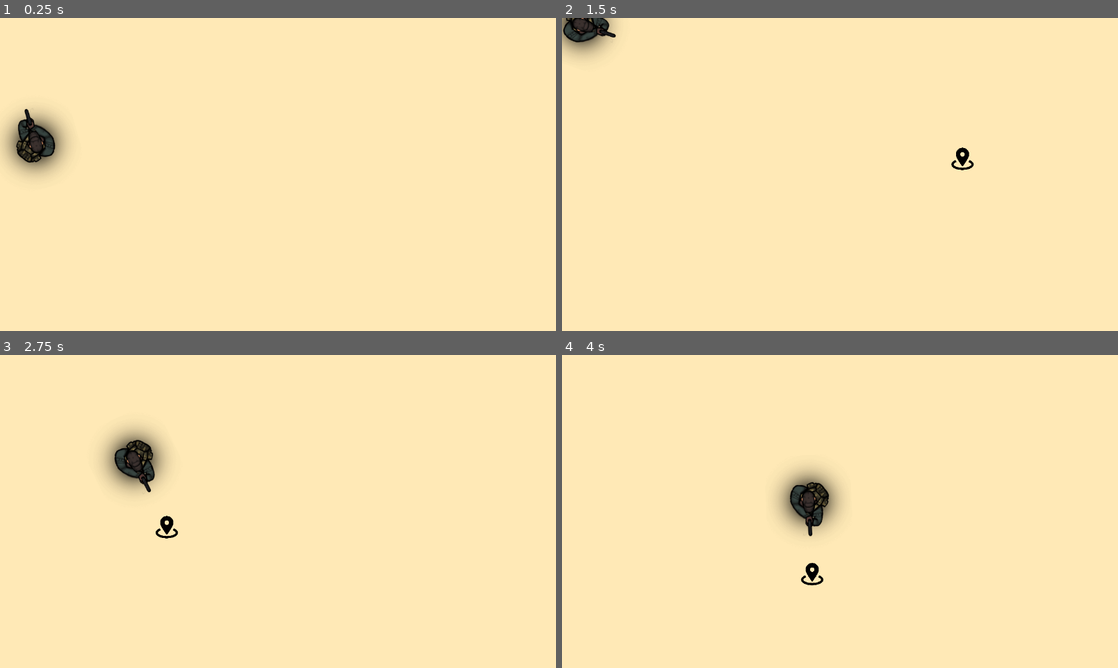
Above: before the commit, frames 1-4 (two rows, left to right).
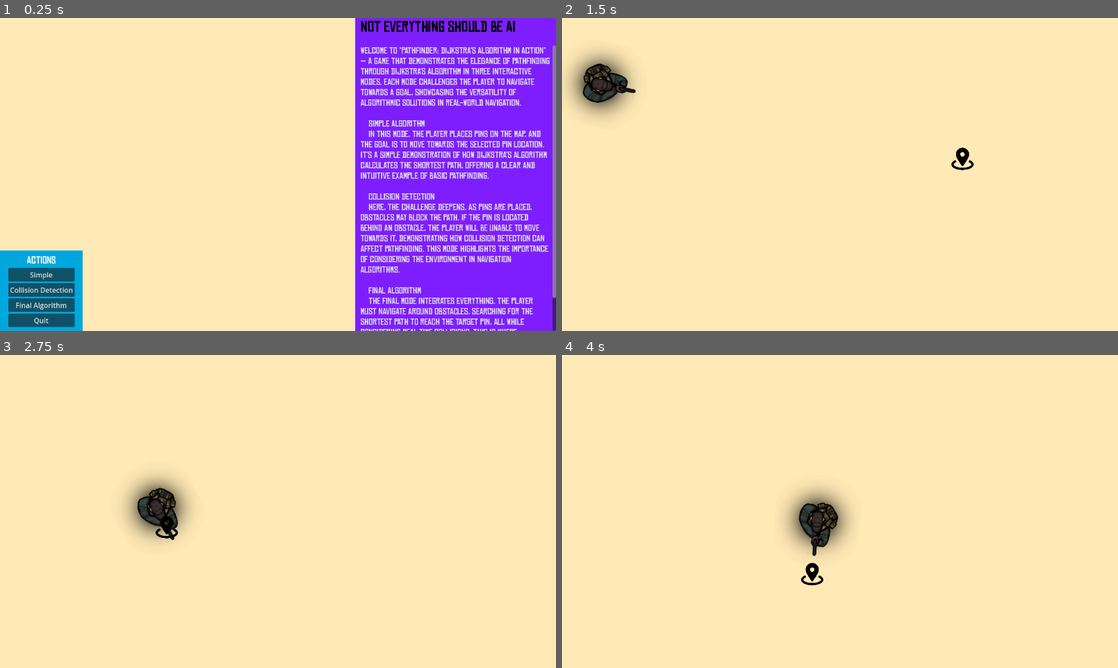
Above: after the commit, the same moments.

Repository: IamMuuo/vichochoro
Game: Godot game, scene res://menus/main_menu.tscn
Same seed, same stepped clock (60 frames per second), same inputs: the game is played once before the commit and once after it. Before the commit the project starts from res://levels/world.tscn.
Inputs (mouse positions are in pixels of both pictures, inside the frame that each line leads up to):
- Up to frame 1 (0.25 s): no input
- Up to frame 2 (1.5 s): click (600, 274) at 0.5 s, where only the run after the commit has a clickable "Simple"; move the mouse to (962, 158) at 1.27 s; hold Right mouse button (pin) from 1.28 s (still down)
- Up to frame 3 (2.75 s): move the mouse to (166, 527) at 2.02 s; release Right mouse button (pin) at 2.03 s; right-click (166, 527) at 2.1 s
- Up to frame 4 (4 s): move the mouse to (895, 442) at 2.77 s; hold Right mouse button (pin) 2.78-3.53 s; move the mouse to (812, 574) at 3.52 s; right-click (812, 574) at 3.6 s

The runs differ from the first frame. In frame 1, 42% of the frame differs, in the area x 0-100%, y 0-100%; in frame 2, 2.9%; in frame 3, 3.5%; in frame 4, 2.4%.

Commit message:
feat: main menu that actually works

Diff:
--- a/actors/player/player.gd
+++ b/actors/player/player.gd
@@ -23,7 +23,6 @@
 
 func move_towards_pin(delta: float) -> void:
 	if position.distance_to(target_position) > POSITION_THRESHHOLD:
-		print(position.distance_to(target_position))
 		var direction = (target_position - position).normalized()
 		velocity = direction * SPEED
 		look_at(target_position)
--- /dev/null
+++ b/levels/collision.tscn
@@ -0,0 +1,8 @@
+[gd_scene load_steps=2 format=3 uid="uid://bjk0b6bjwt1pw"]
+
+[sub_resource type="TileSet" id="TileSet_85a1c"]
+
+[node name="Collision" type="Node2D"]
+
+[node name="TileMapLayer" type="TileMapLayer" parent="."]
+tile_set = SubResource("TileSet_85a1c")
--- /dev/null
+++ b/levels/simple.tscn
@@ -0,0 +1,13 @@
+[gd_scene load_steps=3 format=3 uid="uid://bmhgihqpjt661"]
+
+[ext_resource type="PackedScene" uid="uid://dqh8qrjvk7mo3" path="res://actors/player/Player.tscn" id="1_3yewk"]
+[ext_resource type="PackedScene" uid="uid://ban4e1fm8cm6k" path="res://actors/pin/pin.tscn" id="2_snlmn"]
+
+[node name="World" type="Node2D"]
+
+[node name="Player" parent="." node_paths=PackedStringArray("pin") instance=ExtResource("1_3yewk")]
+position = Vector2(100, 350)
+pin = NodePath("../Pin")
+
+[node name="Pin" parent="." instance=ExtResource("2_snlmn")]
+position = Vector2(100, 350)
--- a/levels/world.tscn
+++ /dev/null
@@ -1,13 +0,0 @@
-[gd_scene load_steps=3 format=3 uid="uid://bmhgihqpjt661"]
-
-[ext_resource type="PackedScene" uid="uid://dqh8qrjvk7mo3" path="res://actors/player/Player.tscn" id="1_pf0rn"]
-[ext_resource type="PackedScene" uid="uid://ban4e1fm8cm6k" path="res://actors/pin/pin.tscn" id="2_ob2qn"]
-
-[node name="World" type="Node2D"]
-
-[node name="Player" parent="." node_paths=PackedStringArray("pin") instance=ExtResource("1_pf0rn")]
-position = Vector2(100, 350)
-pin = NodePath("../Pin")
-
-[node name="Pin" parent="." instance=ExtResource("2_ob2qn")]
-position = Vector2(100, 350)
--- /dev/null
+++ b/menus/main_menu.gd
@@ -0,0 +1,19 @@
+extends Control
+
+
+# Called when the node enters the scene tree for the first time.
+func _ready() -> void:
+	pass # Replace with function body.
+
+
+# Called every frame. 'delta' is the elapsed time since the previous frame.
+func _process(delta: float) -> void:
+	pass
+
+
+func _on_btn_movement_pressed() -> void:
+	get_tree().change_scene_to_file("res://levels/simple.tscn")
+
+
+func _on_btn_exit_pressed() -> void:
+	get_tree().quit()
--- /dev/null
+++ b/menus/main_menu.tscn
@@ -0,0 +1,126 @@
+[gd_scene load_steps=8 format=3 uid="uid://doj18q07b6vsv"]
+
+[ext_resource type="FontFile" uid="uid://pxv3ebfni43q" path="res://assets/chinese rocks rg.ttf" id="1_vaj38"]
+[ext_resource type="Script" path="res://menus/main_menu.gd" id="1_wlelf"]
+
+[sub_resource type="StyleBoxFlat" id="StyleBoxFlat_sg07k"]
+bg_color = Color(0.49415, 0.118198, 1, 1)
+expand_margin_left = 12.0
+shadow_color = Color(0, 0, 0, 1)
+shadow_offset = Vector2(2, 2)
+
+[sub_resource type="LabelSettings" id="LabelSettings_remdo"]
+font = ExtResource("1_vaj38")
+font_size = 33
+font_color = Color(0, 0, 0, 1)
+
+[sub_resource type="StyleBoxFlat" id="StyleBoxFlat_0y7d8"]
+bg_color = Color(0.49415, 0.118198, 1, 1)
+
+[sub_resource type="StyleBoxFlat" id="StyleBoxFlat_ye5x3"]
+bg_color = Color(4.04298e-06, 0.656023, 0.864748, 1)
+
+[sub_resource type="LabelSettings" id="LabelSettings_de623"]
+line_spacing = 22.0
+font = ExtResource("1_vaj38")
+font_size = 22
+
+[node name="MainMenu" type="Control"]
+layout_mode = 3
+anchors_preset = 15
+anchor_right = 1.0
+anchor_bottom = 1.0
+grow_horizontal = 2
+grow_vertical = 2
+script = ExtResource("1_wlelf")
+
+[node name="Panel" type="Panel" parent="."]
+layout_mode = 0
+offset_left = 830.0
+offset_right = 1280.0
+offset_bottom = 720.0
+theme_override_styles/panel = SubResource("StyleBoxFlat_sg07k")
+
+[node name="VBoxContainer" type="VBoxContainer" parent="Panel"]
+layout_mode = 1
+anchors_preset = 15
+anchor_right = 1.0
+anchor_bottom = 1.0
+grow_horizontal = 2
+grow_vertical = 2
+theme_override_constants/separation = 22
+
+[node name="Label" type="Label" parent="Panel/VBoxContainer"]
+layout_mode = 2
+text = "Not Everything should be AI"
+label_settings = SubResource("LabelSettings_remdo")
+
+[node name="RichTextLabel" type="RichTextLabel" parent="Panel/VBoxContainer"]
+clip_contents = false
+layout_mode = 2
+size_flags_vertical = 3
+theme_override_colors/default_color = Color(0.856067, 0.856067, 0.856067, 1)
+theme_override_fonts/normal_font = ExtResource("1_vaj38")
+theme_override_font_sizes/normal_font_size = 20
+theme_override_styles/background = SubResource("StyleBoxFlat_0y7d8")
+bbcode_enabled = true
+text = "Welcome to \"Pathfinder: Dijkstra’s Algorithm in Action\" — a game that demonstrates the elegance of pathfinding through Dijkstra's Algorithm in three interactive modes. Each mode challenges the player to navigate towards a goal, showcasing the versatility of algorithmic solutions in real-world navigation.
+
+    Simple Algorithm
+    In this mode, the player places pins on the map, and the goal is to move towards the selected pin location. It’s a simple demonstration of how Dijkstra’s algorithm calculates the shortest path, offering a clear and intuitive example of basic pathfinding.
+
+    Collision Detection
+    Here, the challenge deepens. As pins are placed, obstacles may block the path. If the pin is located behind an obstacle, the player will be unable to move towards it, demonstrating how collision detection can affect pathfinding. This mode highlights the importance of considering the environment in navigation algorithms.
+
+    Final Algorithm
+    The final mode integrates everything. The player must navigate around obstacles, searching for the shortest path to reach the target pin, all while considering real-time collisions. This is where Dijkstra’s algorithm truly shines, providing a solution for dynamic, real-world navigation that adapts to changing conditions."
+
+[node name="Panel2" type="Panel" parent="."]
+layout_mode = 1
+anchors_preset = 2
+anchor_top = 1.0
+anchor_bottom = 1.0
+offset_top = -185.0
+offset_right = 190.0
+grow_vertical = 0
+theme_override_styles/panel = SubResource("StyleBoxFlat_ye5x3")
+
+[node name="VBoxContainer" type="VBoxContainer" parent="Panel2"]
+layout_mode = 1
+anchors_preset = 8
+anchor_left = 0.5
+anchor_top = 0.5
+anchor_right = 0.5
+anchor_bottom = 0.5
+offset_left = -76.5
+offset_top = -68.0
+offset_right = 76.5
+offset_bottom = 68.0
+grow_horizontal = 2
+grow_vertical = 2
+
+[node name="Label" type="Label" parent="Panel2/VBoxContainer"]
+layout_mode = 2
+text = "Actions"
+label_settings = SubResource("LabelSettings_de623")
+horizontal_alignment = 1
+
+[node name="btn_movement" type="Button" parent="Panel2/VBoxContainer"]
+layout_mode = 2
+text = "Simple"
+
+[node name="Button2" type="Button" parent="Panel2/VBoxContainer"]
+layout_mode = 2
+text = "Collision Detection"
+
+[node name="Button3" type="Button" parent="Panel2/VBoxContainer"]
+layout_mode = 2
+text = "Final Algorithm"
+
+[node name="btn_exit" type="Button" parent="Panel2/VBoxContainer"]
+layout_mode = 2
+text = "Quit
+"
+
+[connection signal="pressed" from="Panel2/VBoxContainer/btn_movement" to="." method="_on_btn_movement_pressed"]
+[connection signal="pressed" from="Panel2/VBoxContainer/btn_exit" to="." method="_on_btn_exit_pressed"]
--- a/project.godot
+++ b/project.godot
@@ -11,7 +11,7 @@
 [application]
 
 config/name="umoina"
-run/main_scene="res://levels/world.tscn"
+run/main_scene="res://menus/main_menu.tscn"
 config/features=PackedStringArray("4.3", "Forward Plus")
 boot_splash/bg_color=Color(0.0426225, 0.348728, 0.316937, 1)
 boot_splash/image="res://icon.png"
Binary file added: assets/SnackerComic.ttf
Not shown, added: assets/SnackerComic.ttf.import
Binary file added: assets/chinese rocks rg.ttf
Not shown, added: assets/chinese rocks rg.ttf.import
